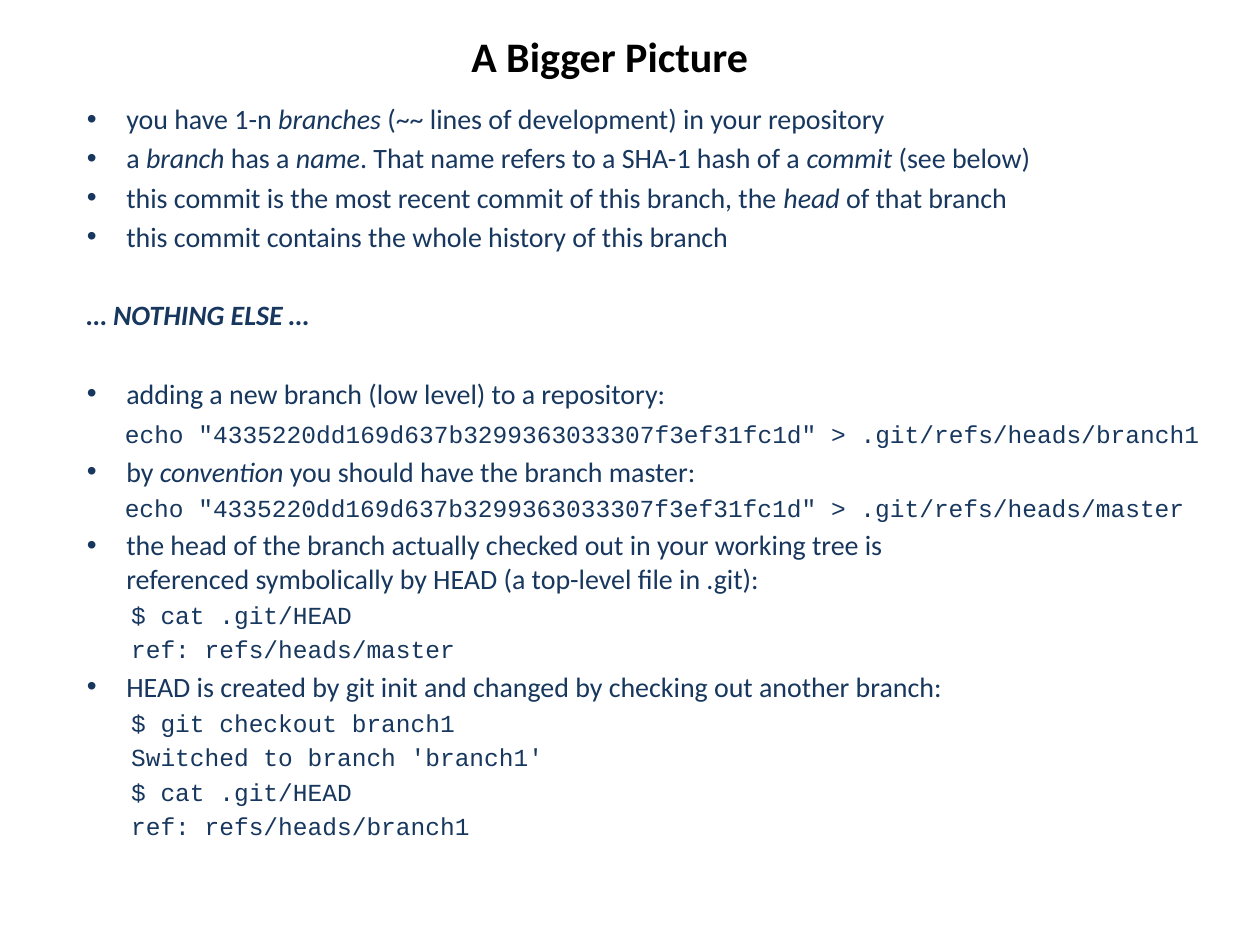
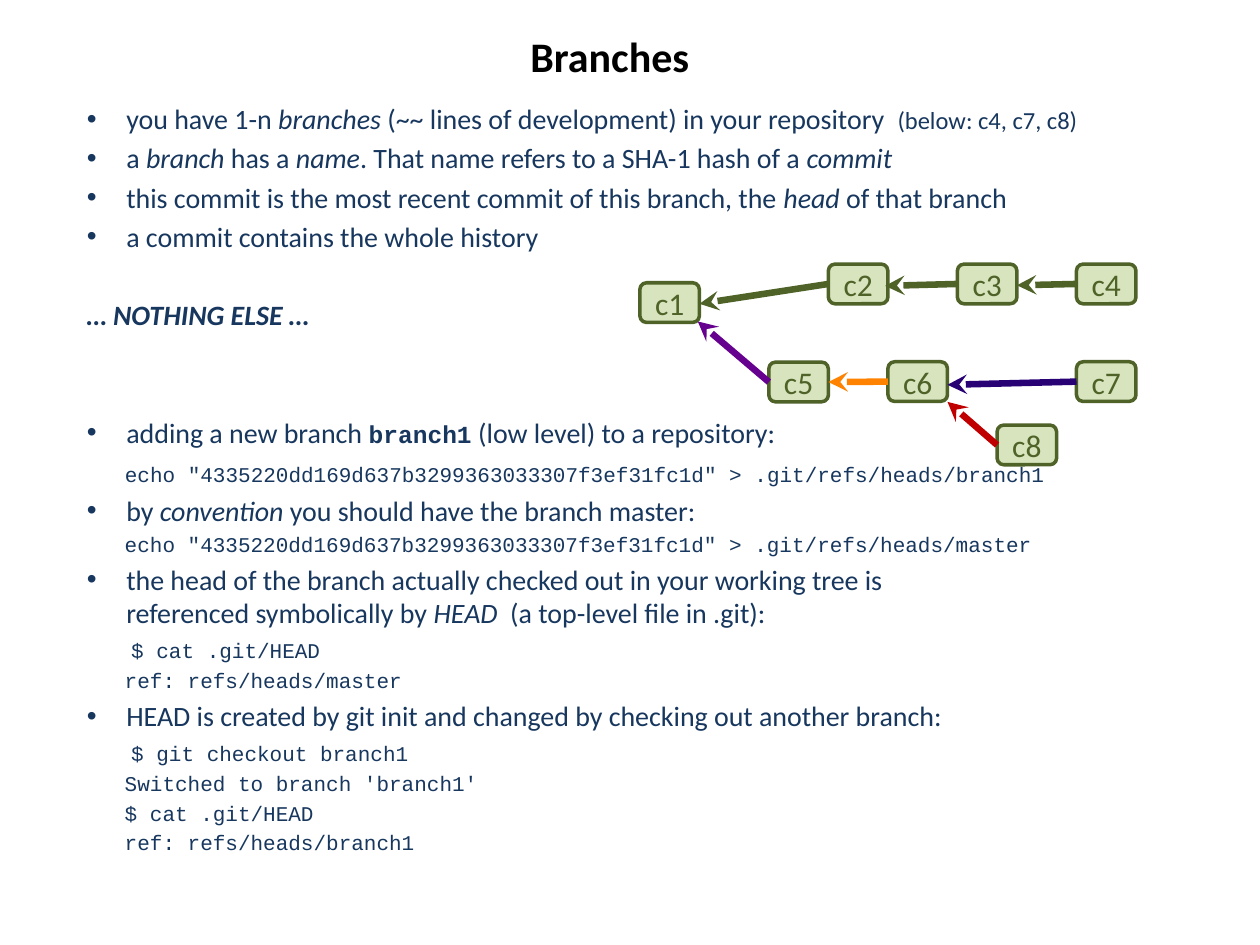
Before and after one commit to hanbei/git_tutorial, a slide deck: slide 14 of architektur.pptx (slide 15 before the commit). Drawn at 1260x945 pixels with LibreOffice and Linux fonts; fonts in the diff are those of the drawing. Boxes give left, top, right and bottom in pixels: in the first picture for what was removed or moved away, otherwise in the second. Text is boxed around its words. In the diff, an @@ line names an element or a change of style, - is before the commit and + after.

```diff
--- a/architektur.pptx
+++ b/architektur.pptx
@@ title at [530,42,689,73]: text changed @@
-A Bigger Picture
+Branches
@@ subtitle at [126,109,1077,169]: text changed @@
-• you have 1-n branches (~~ lines of development) in your repository
-• a branch has a name. That name refers to a SHA-1 hash of a commit (see below)
+• you have 1-n branches (~~ lines of development) in your repository (below: c4, c7, c8)
+• a branch has a name. That name refers to a SHA-1 hash of a commit
@@ subtitle at [126,227,538,252]: text changed @@
-• this commit contains the whole history of this branch
+• a commit contains the whole history
@@ rounded rectangle added at [828,265,887,304], fill #D7E4BD, outline #4F6228 2 pt, 18 pt, text #4F6228 @@
+c2
@@ rounded rectangle added at [958,265,1017,304], fill #D7E4BD, outline #4F6228 2 pt, 18 pt, text #4F6228 @@
+c3
@@ rounded rectangle added at [1076,265,1135,304], fill #D7E4BD, outline #4F6228 2 pt, 18 pt, text #4F6228 @@
+c4
@@ rounded rectangle added at [640,282,699,321], fill #D7E4BD, outline #4F6228 2 pt, 18 pt, text #4F6228 @@
+c1
@@ arrow added from (828, 284) to (699, 304), #4F6228 3.75 pt @@
@@ arrow added from (958, 284) to (886, 286), #4F6228 3.75 pt @@
@@ arrow added from (1076, 284) to (1017, 285), #4F6228 3.75 pt @@
@@ arrow added from (769, 382) to (698, 321), #BA0066 3.75 pt @@
@@ rounded rectangle added at [769,362,828,401], fill #D7E4BD, outline #4F6228 2 pt, 18 pt, text #4F6228 @@
+c5
@@ arrow added from (888, 382) to (828, 382), #FF8200 3.75 pt @@
@@ rounded rectangle added at [888,362,948,401], fill #D7E4BD, outline #4F6228 2 pt, 18 pt, text #4F6228 @@
+c6
@@ arrow added from (1076, 382) to (948, 384), #280175 3.75 pt @@
@@ rounded rectangle added at [1076,362,1135,401], fill #D7E4BD, outline #4F6228 2 pt, 18 pt, text #4F6228 @@
+c7
@@ arrow added from (997, 445) to (948, 402), #C00000 3.75 pt @@
@@ subtitle at [126,422,775,448]: text changed @@
-• adding a new branch (low level) to a repository:
+• adding a new branch branch1 (low level) to a repository:
@@ rounded rectangle added at [997,425,1056,464], fill #D7E4BD, outline #4F6228 2 pt, 18 pt, text #4F6228 @@
+c8
@@ subtitle at [125,467,1044,851]: size 14 to 12 pt in "echo "4335220dd169d637b3299363033307f3ef31fc1d" > .git/refs/ ...", "echo "4335220dd169d637b3299363033307f3ef31fc1d" > .git/refs/ ...", "$ cat .git/HEAD", "ref: refs/heads/master" and 4 more places; italic on in "HEAD" @@
```
Also in this commit, not shown: 19 other slides changed, 6 slides added, 3 slides removed, 1 other file.
